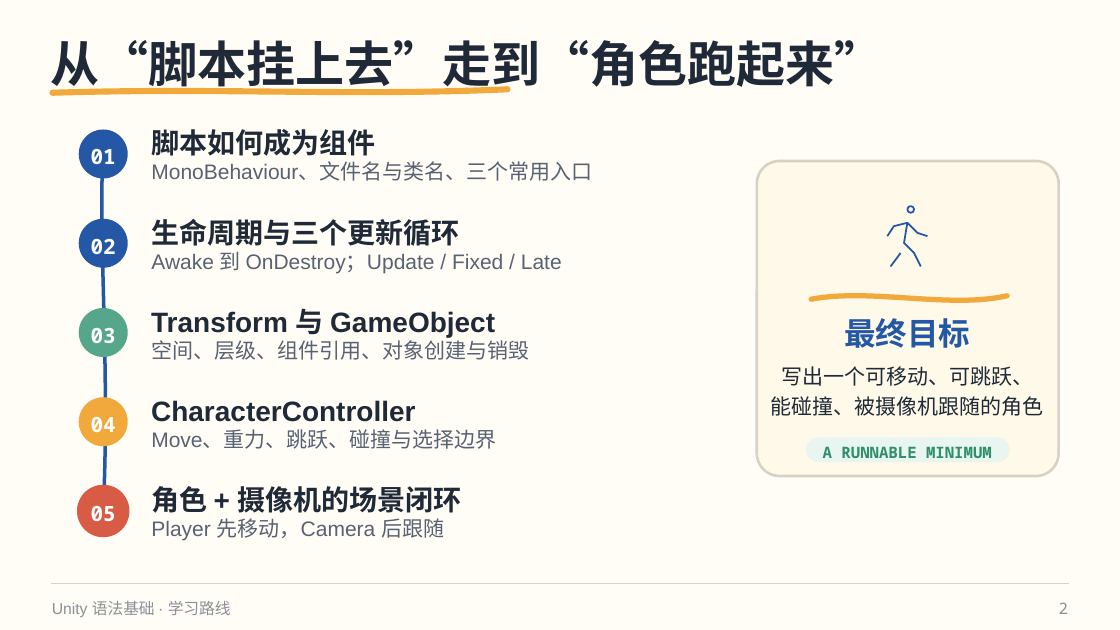
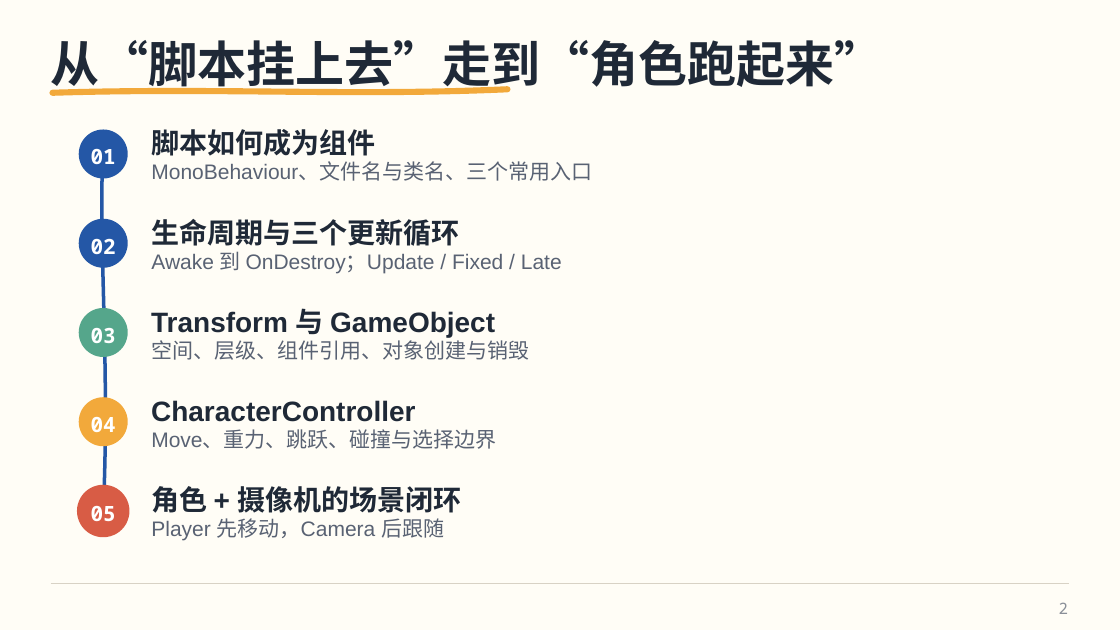
Before and after one commit to hakadao-max/Building, a slide deck: slide 2 of pdf/02_Unity语法基础_MonoBehaviour与常用对象.pptx. Drawn at 1120x630 pixels with LibreOffice and Linux fonts; fonts in the diff are those of the drawing. Boxes give left, top, right and bottom in pixels: in the first picture for what was removed or moved away, otherwise in the second. Text is boxed around its words. In the diff, an @@ line names an element or a change of style, - is before the commit and + after.

```diff
--- a/pdf/02_Unity语法基础_MonoBehaviour与常用对象.pptx
+++ b/pdf/02_Unity语法基础_MonoBehaviour与常用对象.pptx
@@ group removed at bbox=[757, 161, 1059, 476]: 5 freeform shapes, 4 texts, 2 rounded rectangles @@
-最终目标
-写出一个可移动、可跳跃、
-能碰撞、被摄像机跟随的角色
-A RUNNABLE MINIMUM
@@ text removed at bbox=[52, 601, 231, 617] @@
-Unity 语法基础 · 学习路线
```
Also in this commit, not shown: 12 other slides changed, 11 other files.
